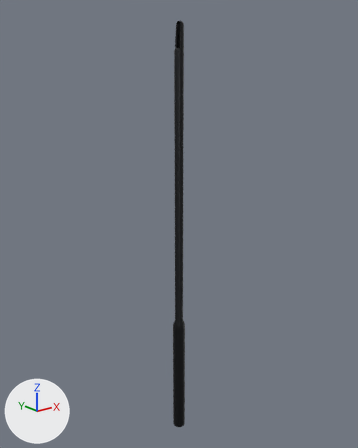
The Blender file Beleuchtung/Masten/blender/Histo_4500.blend, before and after one commit.
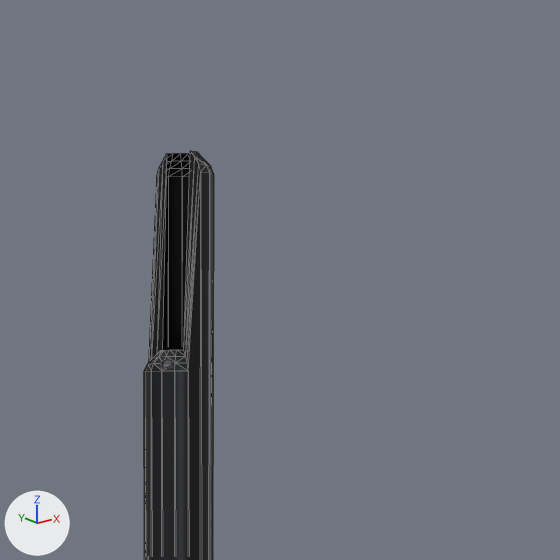
Old and new are each drawn whole from a 50 mm camera at (-2.629, -3.286, 3.431) aimed at (0.04, 0.049, 2.097) and again close up on the part from 43% to 64% of the width and 0% to 17% of the height. The lights are fixed; the arrows at lower left show +X, +Y and +Z. The close-ups show mesh edges as thin lines.

In view in the first close-up: 'Mast.001'.
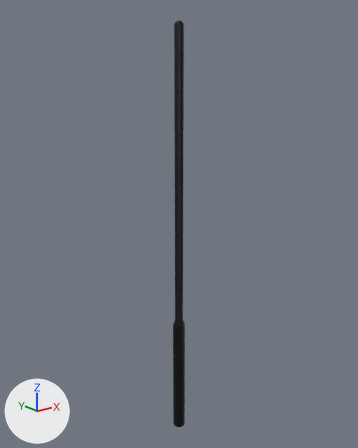
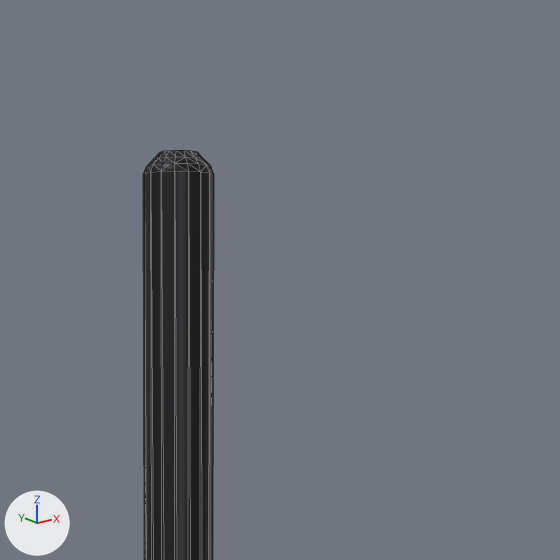
What differs and where, as boxes (x1, y1, x2, y2) in the close-ups (560 x 560 px; the box of a moved part takes in the faces that stretch with it):
'Mast.001', reshaped: before (144, 151, 214, 560); after (143, 150, 214, 560)
part 1 of me_beziercurve_002, moved or reshaped: before (144, 151, 201, 560); after (143, 150, 201, 560)

The change, as a diff of the scene's bpy script:
```diff
--- a/Beleuchtung/Masten/blender/Histo_4500.blend.py
+++ b/Beleuchtung/Masten/blender/Histo_4500.blend.py
@@ me_beziercurve_002 @@
 me_beziercurve_002.from_pydata(...)  # 144 vertices, 256 faces; spans x -0.06..0.06, y -0.06..0.06, z -4.99..-1.2
 # used by ob_mast_001; location = (0.0, 0.0, 4.992)
+# me_beziercurve_002 part 1: all 28 vertices in x -0.04..-0.01, y -0.04..0.04, z -1.42..-1.4 are moved by (0.0, 0.0, 0.2)
 me_beziercurve_002.materials.append(mat_schwarz)
```
